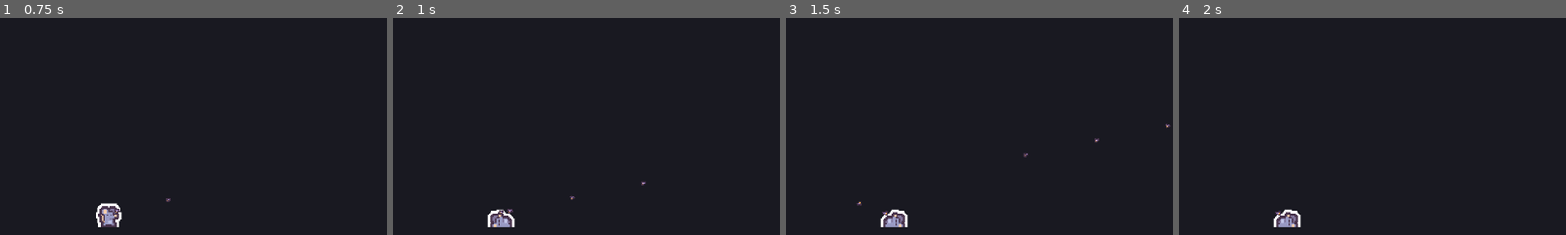
Above: before the commit, frames 1-4 (left to right).
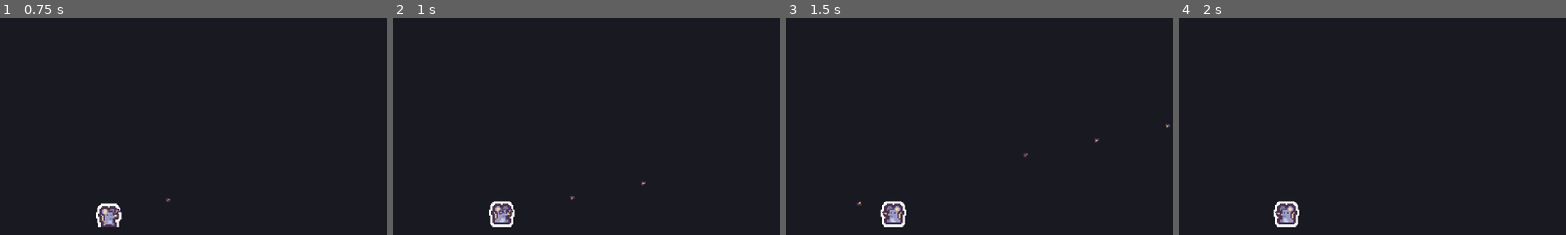
Above: after the commit, the same moments.

Repository: ksanch3x/Justiciero
Game: Godot game, scene res://scenes/Main.tscn
Same seed, same stepped clock (60 frames per second), same inputs: the game is played once before the commit and once after it.
Inputs (mouse positions are % of the whole screen's width and height, from its top left):
- Up to frame 1 (0.75 s): tap Enter at 0.5 s; move the mouse to (72, 45) at 0.52 s; press the mouse at (72, 45) at 0.53 s; hold D (move_right) from 0.53 s (still down)
- Up to frame 2 (1 s): keep holding D (move_right)
- Up to frame 3 (1.5 s): move the mouse to (30, 55) at 1.27 s; release D (move_right) at 1.28 s; release the mouse at (30, 55) at 1.28 s; hold S (move_down) from 1.28 s (still down); click (30, 55) at 1.35 s
- Up to frame 4 (2 s): keep holding S (move_down)
The pictures show only the part of the screen within x 36-86%, y 5-55%; the shares and areas given below are measured in that part.

Frame 1 is identical in both runs. In frame 2, 0.7% of the frame differs, in the area x 24-32%, y 84-97%; in frame 3, 0.7%; in frame 4, 0.7%.

Commit message:
Drop the 4th walk frame (looks like a hit/death pose) from player/enemy walk cycle

Diff:
--- a/prototypes/combat-topdown/scenes/Enemy.tscn
+++ b/prototypes/combat-topdown/scenes/Enemy.tscn
@@ -1,10 +1,9 @@
-[gd_scene load_steps=8 format=3]
+[gd_scene load_steps=7 format=3]
 
 [ext_resource type="Script" path="res://scripts/Enemy.gd" id="1"]
 [ext_resource type="Texture2D" path="res://assets/desert-shooter-pack/Enemies/Tiles/tile_0008.png" id="2"]
 [ext_resource type="Texture2D" path="res://assets/desert-shooter-pack/Enemies/Tiles/tile_0009.png" id="3"]
 [ext_resource type="Texture2D" path="res://assets/desert-shooter-pack/Enemies/Tiles/tile_0010.png" id="4"]
-[ext_resource type="Texture2D" path="res://assets/desert-shooter-pack/Enemies/Tiles/tile_0011.png" id="5"]
 
 [sub_resource type="CircleShape2D" id="CircleShape2D_enemy"]
 radius = 14.0
@@ -20,13 +19,10 @@
 }, {
 "duration": 1.0,
 "texture": ExtResource("4")
-}, {
-"duration": 1.0,
-"texture": ExtResource("5")
 }],
 "loop": true,
 "name": &"walk",
-"speed": 6.0
+"speed": 5.0
 }]
 
 [node name="Enemy" type="CharacterBody2D"]
--- a/prototypes/combat-topdown/scenes/Player.tscn
+++ b/prototypes/combat-topdown/scenes/Player.tscn
@@ -1,10 +1,9 @@
-[gd_scene load_steps=9 format=3]
+[gd_scene load_steps=8 format=3]
 
 [ext_resource type="Script" path="res://scripts/Player.gd" id="1"]
 [ext_resource type="Texture2D" path="res://assets/desert-shooter-pack/Players/Tiles/tile_0008.png" id="2"]
 [ext_resource type="Texture2D" path="res://assets/desert-shooter-pack/Players/Tiles/tile_0009.png" id="3"]
 [ext_resource type="Texture2D" path="res://assets/desert-shooter-pack/Players/Tiles/tile_0010.png" id="4"]
-[ext_resource type="Texture2D" path="res://assets/desert-shooter-pack/Players/Tiles/tile_0011.png" id="5"]
 [ext_resource type="Texture2D" path="res://assets/desert-shooter-pack/Weapons/Tiles/tile_0000.png" id="6"]
 
 [sub_resource type="CircleShape2D" id="CircleShape2D_player"]
@@ -21,13 +20,10 @@
 }, {
 "duration": 1.0,
 "texture": ExtResource("4")
-}, {
-"duration": 1.0,
-"texture": ExtResource("5")
 }],
 "loop": true,
 "name": &"walk",
-"speed": 8.0
+"speed": 6.0
 }]
 
 [node name="Player" type="CharacterBody2D"]
